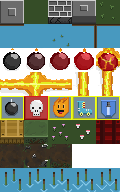
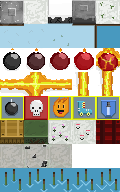
Two versions of the same layered image (120x192). Layer-by-layer changes:
added layer "Layer 8" above "Level 1" over [0, 0, 120, 168]
renamed "Layer 37" to "Level 1", hid it over [0, 0, 120, 168]
